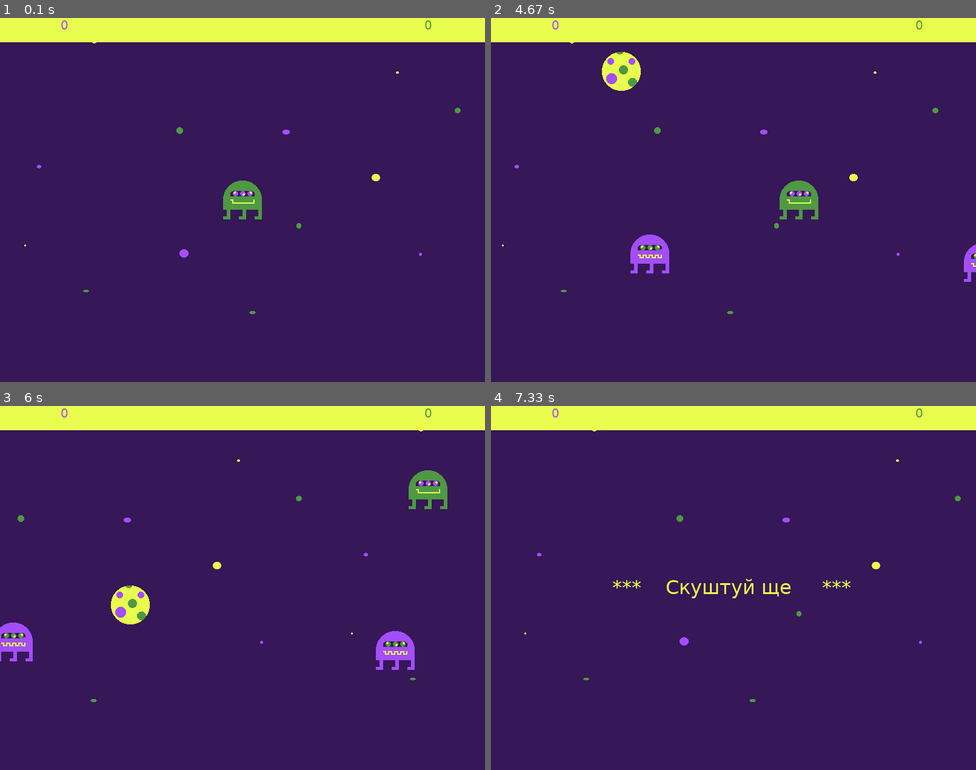
Above: before the commit, frames 1-4 (two rows, left to right).
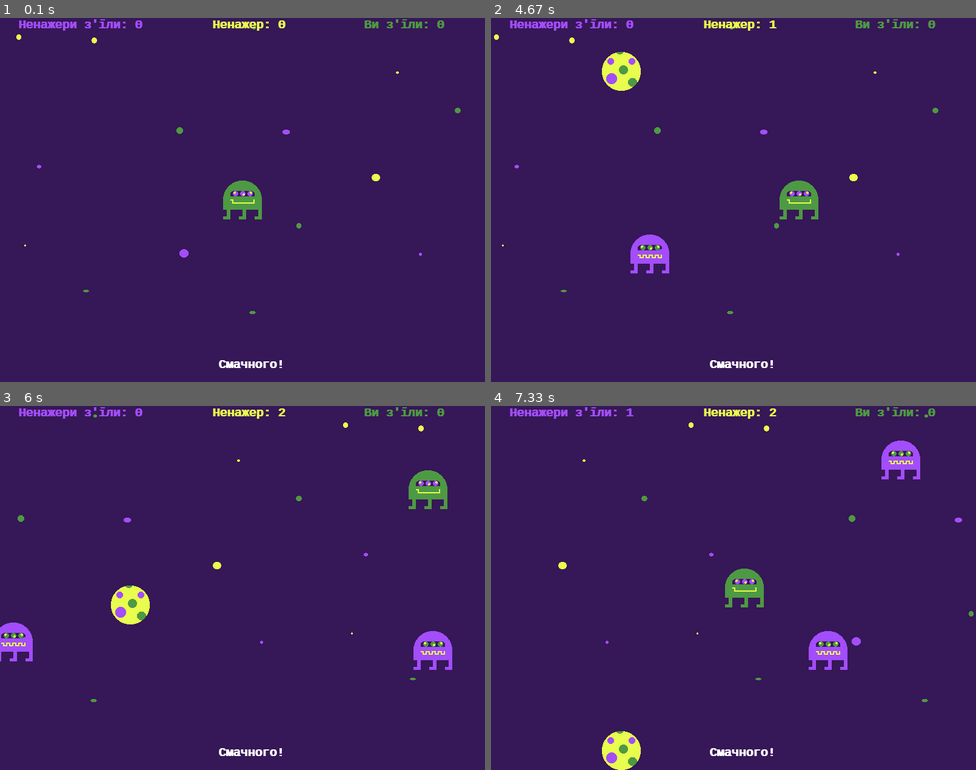
Above: after the commit, the same moments.

Repository: andriy-denysenko/bgoose
Game: pygame game, started from asteroeat.pyw
Same seed, same stepped clock (60 frames per second), same inputs: the game is played once before the commit and once after it.
Inputs:
- Up to frame 1 (0.1 s): no input
- Up to frame 2 (4.67 s): hold Right 0.33-0.8 s; hold Up 0.83-1.13 s; hold Right 1.17-1.63 s; hold Left 1.67-2.2 s; hold Down 2.23-2.53 s; hold Left 2.57-2.97 s; hold Up 3-3.37 s; hold Right 3.4-4.03 s; hold Down 4.07-4.43 s; hold Left from 4.47 s (still down)
- Up to frame 3 (6 s): release Left at 4.93 s; hold Right 4.97-5.43 s; hold Up 5.47-5.77 s; hold Right from 5.8 s (still down)
- Up to frame 4 (7.33 s): release Right at 6.27 s; hold Left 6.3-6.83 s; hold Down 6.87-7.17 s; hold Left from 7.2 s (still down)

The runs differ from the first frame. In frame 1, 6.7% of the frame differs, in the area x 0-100%, y 0-97%; in frame 2, 6.9%; in frame 3, 7.8%; in frame 4, 9.8%, in the area x 0-100%, y 0-100%.

Commit message:
Working version for 42 points before converting to exe

Diff:
--- a/main.py
+++ b/asteroeat.pyw
@@ -2,23 +2,32 @@
 from pygame. constants import QUIT, K_DOWN, K_UP, K_LEFT, K_RIGHT
 import random
 
-def show_score():
-    main_surface.blit(status_bar, status_bar_rect)
-    main_surface.blit(font.render(str(score), True, GREEN), (width - 100, 0) )
-    main_surface.blit(font.render(str(enemy_score), True, VIOLET), (100, 0) )
+def show_score(show_bottom_line=True):
+    #main_surface.blit(status_bar, status_bar_rect)
+    main_surface.blit(font.render(f"Ви з'їли: {score}", True, GREEN), (width - 200, 0) )
+    main_surface.blit(font.render(f"Ненажери з'їли: {enemy_score}", True, VIOLET), (30, 0) )
+    main_surface.blit(font.render(f"Ненажер: {len(enemies)}", True, YELLOW), (350, 0) )
+    if show_bottom_line:
+        message = "          Смачного!          "
+        if score > (max_score / 3 * 2):
+            message = "   Ненажери полюють на вас   "
+        elif score > max_score / 3:
+            message = "Ненажери полюють на астероїди"
+        main_surface.blit(font.render(message, True, WHITE), (240, height - 40) )
 
 def won_lost():
 
     main_surface.blit(bg, (0, 0))
 
-    show_score()
+    show_score(False)
 
     s = "***  На здоров'ячко!  ***"
     if not win:
-        s = "***    Скуштуй ще     ***"
-
-    result_font = pygame.font.SysFont('Verdana', 32)
-    main_surface.blit(result_font.render(s, True, YELLOW), (200, 280) )
+        s = "***    Спробуй ще     ***"
+
+    result_font = pygame.font.SysFont('monospace', 32)
+    result_font.set_bold(True)
+    main_surface.blit(result_font.render(s, True, YELLOW), (170, 280) )
 
     while True:
         for event in pygame.event.get():
@@ -203,7 +212,8 @@
 VIOLET = 163, 77, 253
 YELLOW = 232, 253, 77
 
-font = pygame.font.SysFont('Verdana', 20)
+font = pygame.font.SysFont('monospace', 20)
+font.set_bold(True)
 
 # Main surface setup
 screen = width, height = 800, 600
@@ -221,15 +231,18 @@
 player.center(width, height)
 
 # Score ribbon
-status_bar = pygame.Surface((width, 40))
-status_bar.fill(YELLOW)
-status_bar_rect = status_bar.get_rect()
+# status_bar = pygame.Surface((width, 40))
+# status_bar.fill(YELLOW)
+# status_bar_rect = status_bar.get_rect()
 
 # Enemies setup
 CREATE_ENEMY = pygame.USEREVENT + 1
-pygame.time.set_timer(CREATE_ENEMY, 1500)
+CREATE_ENEMY_INTERVAL = 1500
+CREATE_ENEMY_STEP = 50
+pygame.time.set_timer(CREATE_ENEMY, CREATE_ENEMY_INTERVAL)
 enemies = []
 enemy_view_range = 100
+MAX_ENEMIES = 10
 
 # Bonuses setup
 CREATE_BONUS = pygame.USEREVENT + 2
@@ -237,12 +250,15 @@
 bonuses = []
 
 score = 0
-max_score = 10
+max_score = 42
 enemy_score = 0
 win = False
 game_over = False
 
 ### Game loop ###
+
+# TODO: more meanies, faster move
+# TODO: animate sprites
 
 is_working = True
 while is_working:
@@ -254,7 +270,7 @@
     for event in pygame.event.get():
         if event.type == QUIT:
             is_working = False
-        if event.type == CREATE_ENEMY:
+        if event.type == CREATE_ENEMY and len(enemies) < MAX_ENEMIES:
             enemies.append(create_enemy())
         if event.type == CREATE_BONUS:
             bonuses.append(create_bonus())
@@ -290,16 +306,11 @@
                     enemy.turn_to(bonus)
                     break
 
-
-
-
-
-
         enemy.move()
 
         enemy.blit(main_surface)
 
-        if enemy.rect.right < 0:
+        if enemy.get_right() < 0 or enemy.get_bottom() < 0 or enemy.get_left() > width or enemy.get_top() > height:
             enemies.pop(enemies.index(enemy))
         # If the same enemy collides both with the left border and the player
         elif player.collides(enemy):
@@ -318,12 +329,17 @@
 
         bonus.blit(main_surface)
 
-        if bonus.get_left() > width:
+        if bonus.get_right() < 0 or bonus.get_bottom() < 0 or bonus.get_left() > width or bonus.get_top() > height:
             bonuses.pop(bonuses.index(bonus))
 
         elif player.collides(bonus):
             bonuses.pop(bonuses.index(bonus))
             score += 1
+            CREATE_ENEMY_INTERVAL -= CREATE_ENEMY_STEP
+            if CREATE_ENEMY_INTERVAL <= 600:
+                CREATE_ENEMY_INTERVAL = 600
+            pygame.time.set_timer(CREATE_ENEMY, CREATE_ENEMY_INTERVAL)
+
             if score >= max_score:
                 win = True
                 game_over = True
--- /dev/null
+++ b/pygame2exe.py
@@ -0,0 +1,171 @@
+# This will create a dist directory containing the executable file, all the data
+# directories. All Libraries will be bundled in executable file.
+#
+# Run the build process by entering 'pygame2exe.py' or
+# 'python pygame2exe.py' in a console prompt.
+#
+# To build exe, python, pygame, and py2exe have to be installed. After
+# building exe none of this libraries are needed.
+#Please Note have a backup file in a different directory as if it crashes you
+#will loose it all!(I lost 6 months of work because I did not do this)
+
+
+try:
+    from distutils.core import setup
+    import py2exe, pygame
+    from modulefinder import Module
+    import glob, fnmatch
+    import sys, os, shutil
+    import operator
+except ImportError, message:
+    raise SystemExit,  "Unable to load module. %s" % message
+
+#hack which fixes the pygame mixer and pygame font
+origIsSystemDLL = py2exe.build_exe.isSystemDLL # save the orginal before we edit it
+def isSystemDLL(pathname):
+    # checks if the freetype and ogg dll files are being included
+    if os.path.basename(pathname).lower() in ("libfreetype-6.dll", "libogg-0.dll","sdl_ttf.dll"): # "sdl_ttf.dll" added by arit.
+            return 0
+    return origIsSystemDLL(pathname) # return the orginal function
+py2exe.build_exe.isSystemDLL = isSystemDLL # override the default function with this one
+
+class pygame2exe(py2exe.build_exe.py2exe): #This hack make sure that pygame default font is copied: no need to modify code for specifying default font
+    def copy_extensions(self, extensions):
+        #Get pygame default font
+        pygamedir = os.path.split(pygame.base.__file__)[0]
+        pygame_default_font = os.path.join(pygamedir, pygame.font.get_default_font())
+
+        #Add font to list of extension to be copied
+        extensions.append(Module("pygame.font", pygame_default_font))
+        py2exe.build_exe.py2exe.copy_extensions(self, extensions)
+
+class BuildExe:
+    def __init__(self):
+        #Name of starting .py
+        self.script = "MyApps.py"
+
+        #Name of program
+        self.project_name = "MyApps"
+
+        #Project url
+        self.project_url = "about:none"
+
+        #Version of program
+        self.project_version = "0.0"
+
+        #License of the program
+        self.license = "MyApps License"
+
+        #Auhor of program
+        self.author_name = "Me"
+        self.author_email = "example@example.com"
+        self.copyright = "Copyright (c) 2009 Me."
+
+        #Description
+        self.project_description = "MyApps Description"
+
+        #Icon file (None will use pygame default icon)
+        self.icon_file = None
+
+        #Extra files/dirs copied to game
+        self.extra_datas = []
+
+        #Extra/excludes python modules
+        self.extra_modules = []
+        self.exclude_modules = []
+
+        #DLL Excludes
+        self.exclude_dll = ['']
+        #python scripts (strings) to be included, seperated by a comma
+        self.extra_scripts = []
+
+        #Zip file name (None will bundle files in exe instead of zip file)
+        self.zipfile_name = None
+
+        #Dist directory
+        self.dist_dir ='dist'
+
+    ## Code from DistUtils tutorial at http://wiki.python.org/moin/Distutils/Tutorial
+    ## Originally borrowed from wxPython's setup and config files
+    def opj(self, *args):
+        path = os.path.join(*args)
+        return os.path.normpath(path)
+
+    def find_data_files(self, srcdir, *wildcards, **kw):
+        # get a list of all files under the srcdir matching wildcards,
+        # returned in a format to be used for install_data
+        def walk_helper(arg, dirname, files):
+            if '.svn' in dirname:
+                return
+            names = []
+            lst, wildcards = arg
+            for wc in wildcards:
+                wc_name = self.opj(dirname, wc)
+                for f in files:
+                    filename = self.opj(dirname, f)
+
+                    if fnmatch.fnmatch(filename, wc_name) and not os.path.isdir(filename):
+                        names.append(filename)
+            if names:
+                lst.append( (dirname, names ) )
+
+        file_list = []
+        recursive = kw.get('recursive', True)
+        if recursive:
+            os.path.walk(srcdir, walk_helper, (file_list, wildcards))
+        else:
+            walk_helper((file_list, wildcards),
+                        srcdir,
+                        [os.path.basename(f) for f in glob.glob(self.opj(srcdir, '*'))])
+        return file_list
+
+    def run(self):
+        if os.path.isdir(self.dist_dir): #Erase previous destination dir
+            shutil.rmtree(self.dist_dir)
+
+        #Use the default pygame icon, if none given
+        if self.icon_file == None:
+            path = os.path.split(pygame.__file__)[0]
+            self.icon_file = os.path.join(path, 'pygame.ico')
+
+        #List all data files to add
+        extra_datas = []
+        for data in self.extra_datas:
+            if os.path.isdir(data):
+                extra_datas.extend(self.find_data_files(data, '*'))
+            else:
+                extra_datas.append(('.', [data]))
+
+        setup(
+            cmdclass = {'py2exe': pygame2exe},
+            version = self.project_version,
+            description = self.project_description,
+            name = self.project_name,
+            url = self.project_url,
+            author = self.author_name,
+            author_email = self.author_email,
+            license = self.license,
+
+            # targets to build
+            windows = [{
+                'script': self.script,
+                'icon_resources': [(0, self.icon_file)],
+                'copyright': self.copyright
+            }],
+            options = {'py2exe': {'optimize': 2, 'bundle_files': 1, 'compressed': True, \
+                                  'excludes': self.exclude_modules, 'packages': self.extra_modules, \
+                                  'dll_excludes': self.exclude_dll,
+                                  'includes': self.extra_scripts} },
+            zipfile = self.zipfile_name,
+            data_files = extra_datas,
+            dist_dir = self.dist_dir
+            )
+
+        if os.path.isdir('build'): #Clean up build dir
+            shutil.rmtree('build')
+
+if __name__ == '__main__':
+    if operator.lt(len(sys.argv), 2):
+        sys.argv.append('py2exe')
+    BuildExe().run() #Run generation
+    raw_input("Press any key to continue") #Pause to let user see that things ends
--- /dev/null
+++ b/setup.py
@@ -0,0 +1,11 @@
+import cx_Freeze
+
+executables = [cx_Freeze.Executable("asteroeat.pyw")]
+
+cx_Freeze.setup(
+    name="АстероЇд",
+    options={"build_exe": {"packages":["pygame"],
+                           "include_files":["player.png", "meanie.png", "bonus.png", "bg.png"]}},
+    executables = executables
+
+    )
Not shown, added: cx_Freeze-6.11.1-cp311-cp311-win32.whl
Not shown, added: cx_Freeze-6.11.1-cp311-cp311-win_amd64.whl
